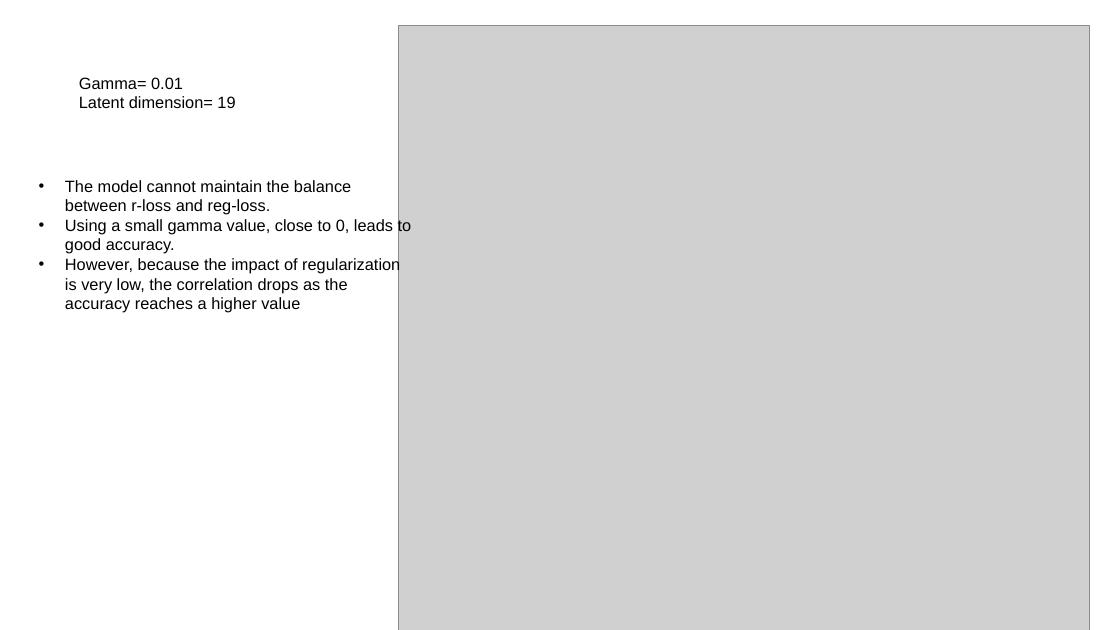
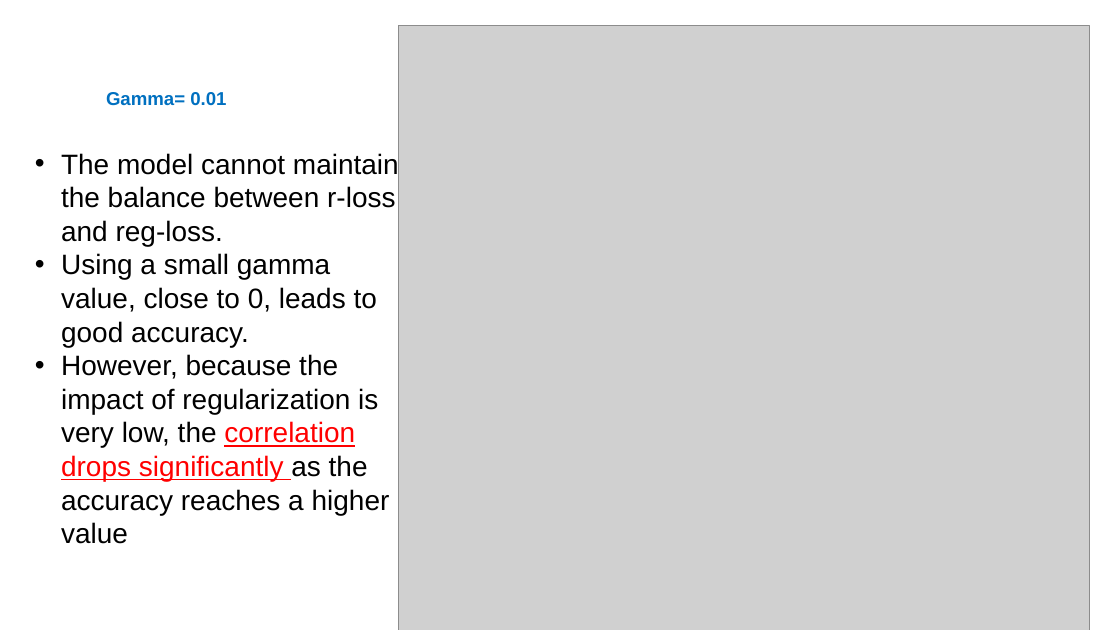
Before and after one commit to Esadeghii/Gaussian-Mixture-Model, a slide deck: slide 35 of clustering/GMM Model.pptx. Drawn at 1120x630 pixels with LibreOffice and Linux fonts; fonts in the diff are those of the drawing; grey boxes stand for pictures. Boxes give left, top, right and bottom in pixels: in the first picture for what was removed or moved away, otherwise in the second. Text is boxed around its words. In the diff, an @@ line names an element or a change of style, - is before the commit and + after.

Commit message:
ppt

```diff
--- a/clustering/GMM Model.pptx
+++ b/clustering/GMM Model.pptx
@@ text "Gamma= 0.01": place and size @@
-text "Gamma= 0.01" at box(79, 77, 235, 108)
+text "Gamma= 0.01" at box(106, 92, 226, 106)
@@ text "Gamma= 0.01" at box(106, 92, 226, 106): size 14 to 16 pt, text colour #000000 to #0070C0, bold on @@
@@ text at box(79, 96, 235, 108): paragraph removed @@
-Latent dimension= 19
@@ text "The model cannot maintain the ...": place and size @@
-text "The model cannot maintain the ..." at box(65, 180, 412, 313)
+text "The model cannot maintain the ..." at box(61, 152, 399, 544)
@@ text at box(61, 152, 399, 347): size 14 to 24 pt in "The model cannot maintain the balance between ...", "Using a small gamma value, close to ..." @@
@@ text at box(61, 354, 390, 544): text changed; size 14 to 24 pt @@
-• However, because the impact of regularization is very low, the correlation drops as the accuracy reaches a higher value
+• However, because the impact of regularization is very low, the correlation drops significantly as the accuracy reaches a higher value
```
Also in this commit, not shown: 2 other slides changed, 4 slides added.
